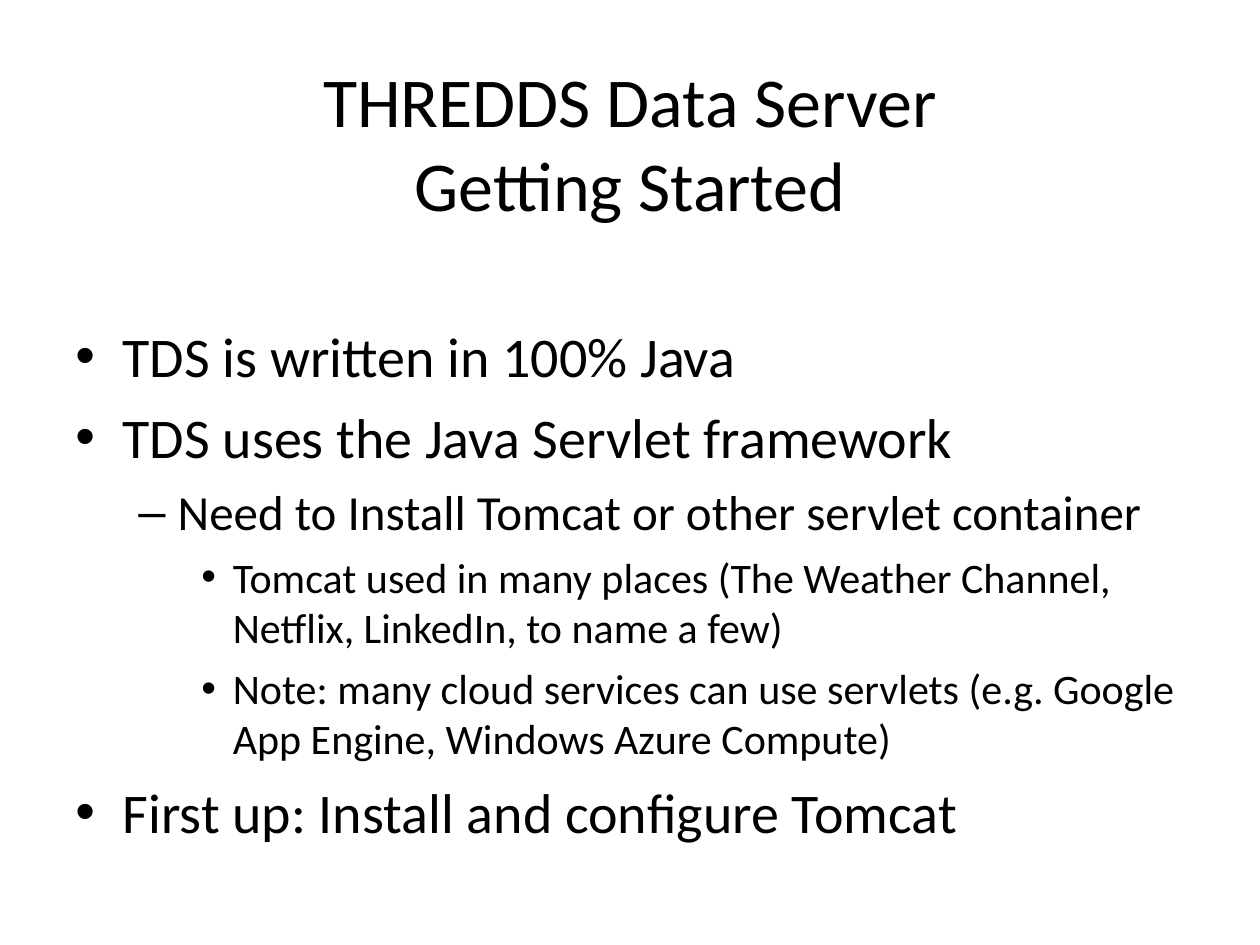
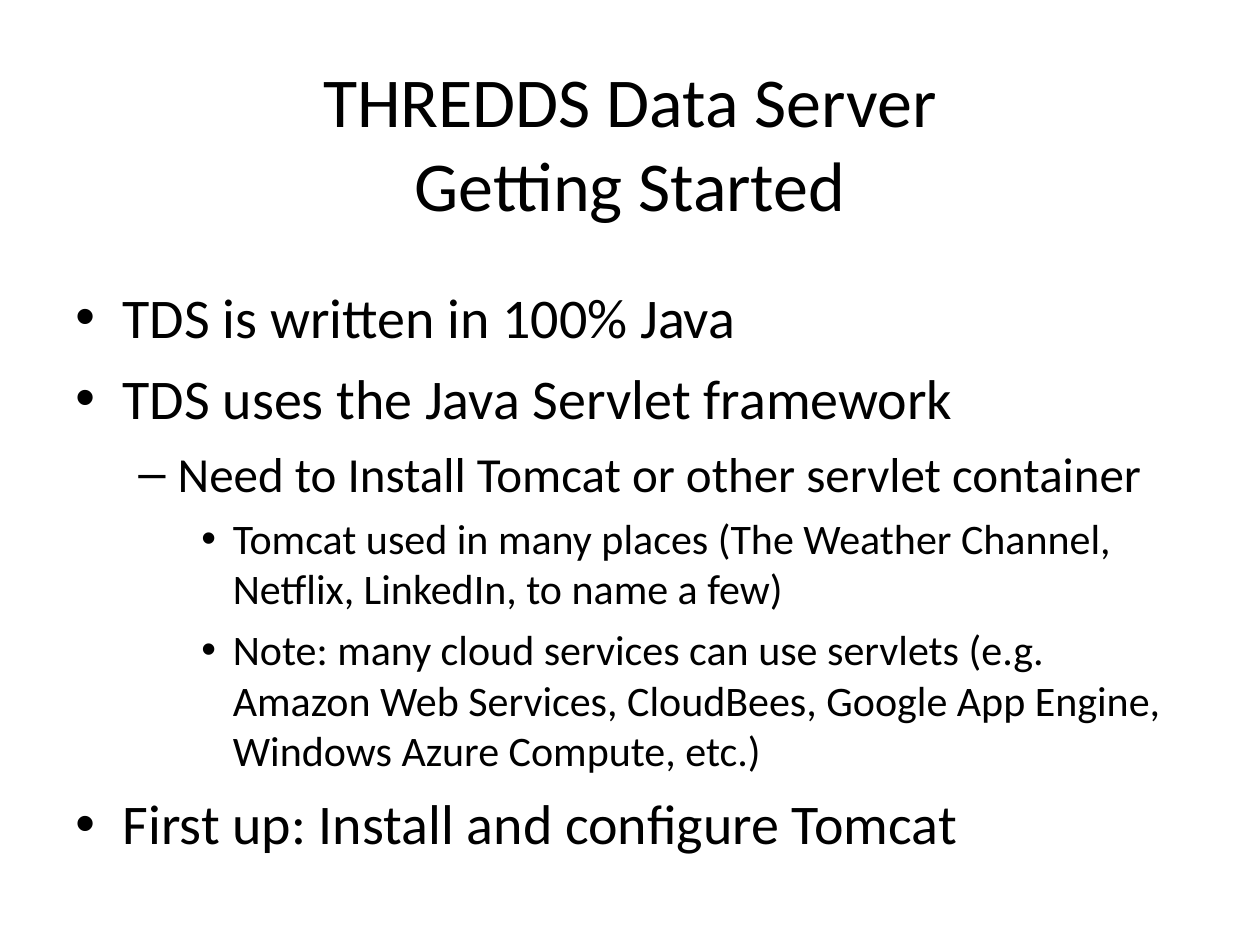
Before and after one commit to Unidata/thredds, a slide deck: slide 20 of docs/web/thredds/tech/tds4.3/tutorial/TDSOverview-1.ppt. Drawn at 1260x945 pixels with LibreOffice and Linux fonts; fonts in the diff are those of the drawing; background and template pictures are left out. Boxes give left, top, right and bottom in pixels: in the first picture for what was removed or moved away, otherwise in the second. Text is boxed around its words. In the diff, an @@ line names an element or a change of style, - is before the commit and + after.

Commit message:
Modified first overview for workshop 2012

```diff
--- a/docs/web/thredds/tech/tds4.3/tutorial/TDSOverview-1.ppt
+++ b/docs/web/thredds/tech/tds4.3/tutorial/TDSOverview-1.ppt
@@ text "TDS is written in 100% ...": place and size @@
-text "TDS is written in 100% ..." at [123,338,1174,843]
+text "TDS is written in 100% ..." at [123,299,1160,854]
@@ text at [233,634,1160,773]: text changed @@
-    • Note: many cloud services can use servlets (e.g. Google App Engine, Windows Azure Compute)
+    • Note: many cloud services can use servlets (e.g. Amazon Web Services, CloudBees, Google App Engine, Windows Azure Compute, etc.)
```
Also in this commit, not shown: 1 other slide changed.
